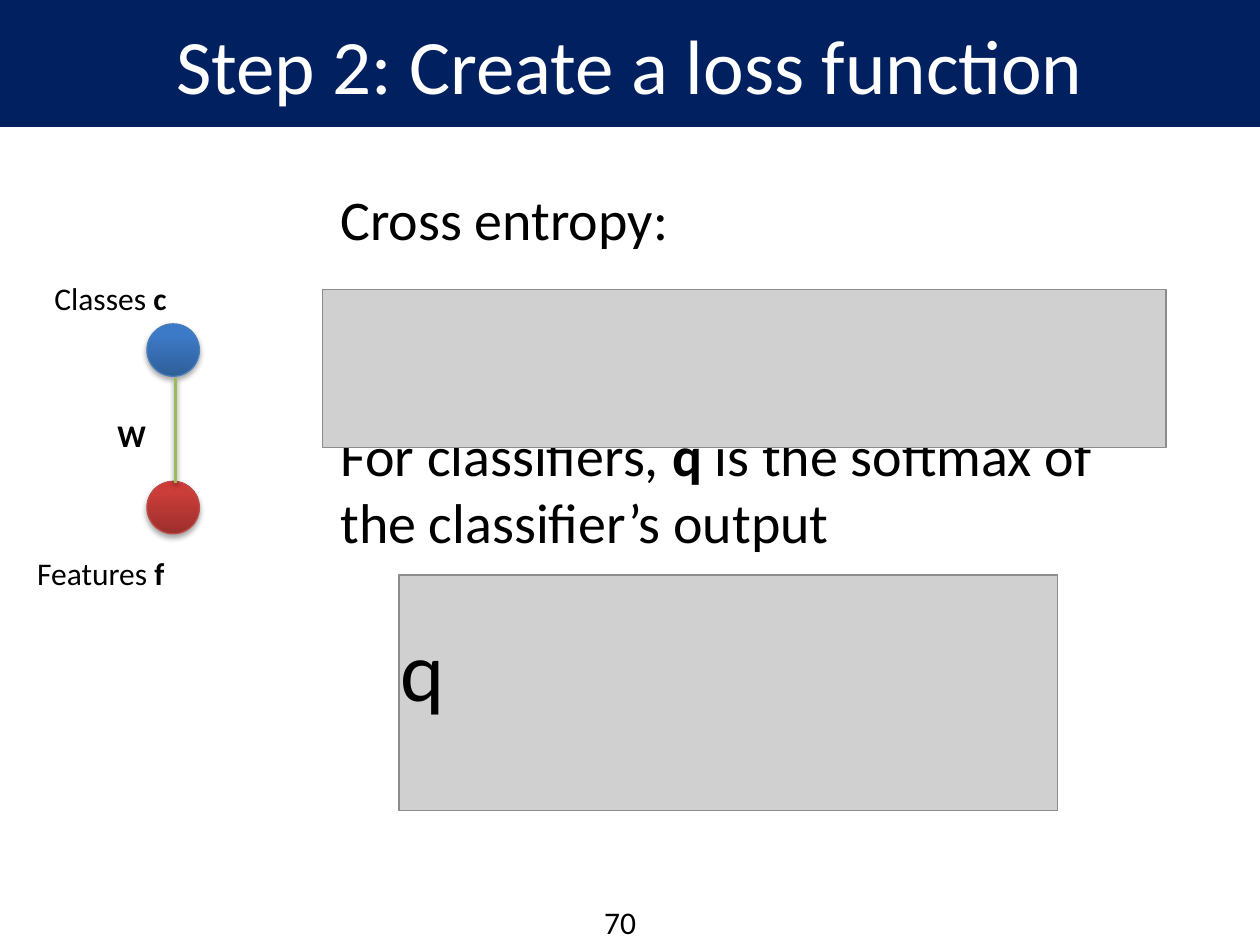
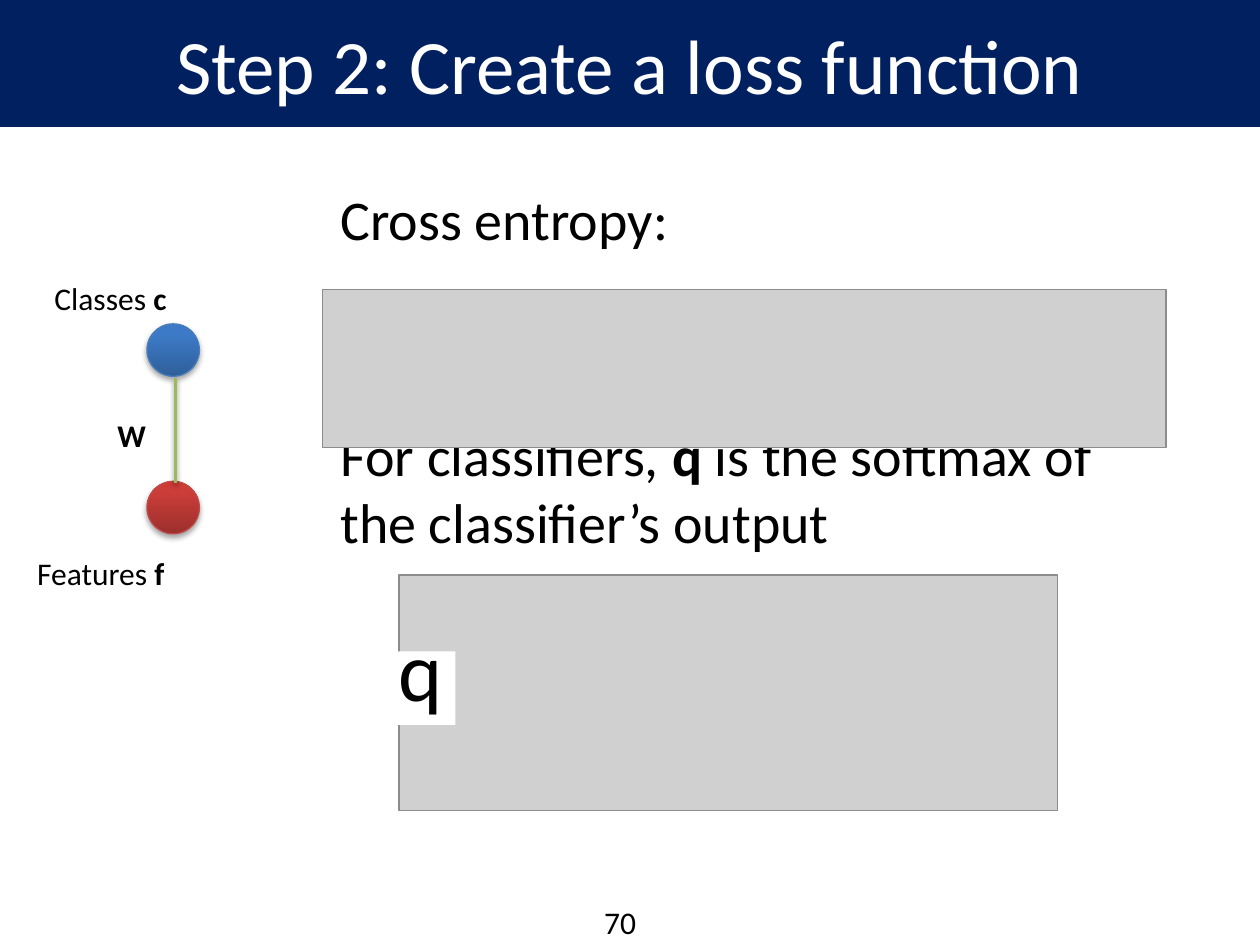
Before and after one commit to aiaioo/DeepLearningBasicsTutorial, a slide deck: slide 70 of DeepLearningBasics.pptx. Drawn at 1260x945 pixels with LibreOffice and Linux fonts; fonts in the diff are those of the drawing; grey boxes stand for pictures; background and template pictures are left out. Boxes give left, top, right and bottom in pixels: in the first picture for what was removed or moved away, otherwise in the second. Text is boxed around its words. In the diff, an @@ line names an element or a change of style, - is before the commit and + after.

Commit message:
Fixed slides 70 and 71 to make sure q is not squishe with sigma

```diff
--- a/DeepLearningBasics.pptx
+++ b/DeepLearningBasics.pptx
@@ text "q" rewrapped from bbox=[401, 660, 445, 715] to bbox=[399, 631, 443, 715] @@
@@ rectangle added at bbox=[384, 651, 455, 724], fill #FFFFFF @@
```
Also in this commit, not shown: 1 other slide changed.
